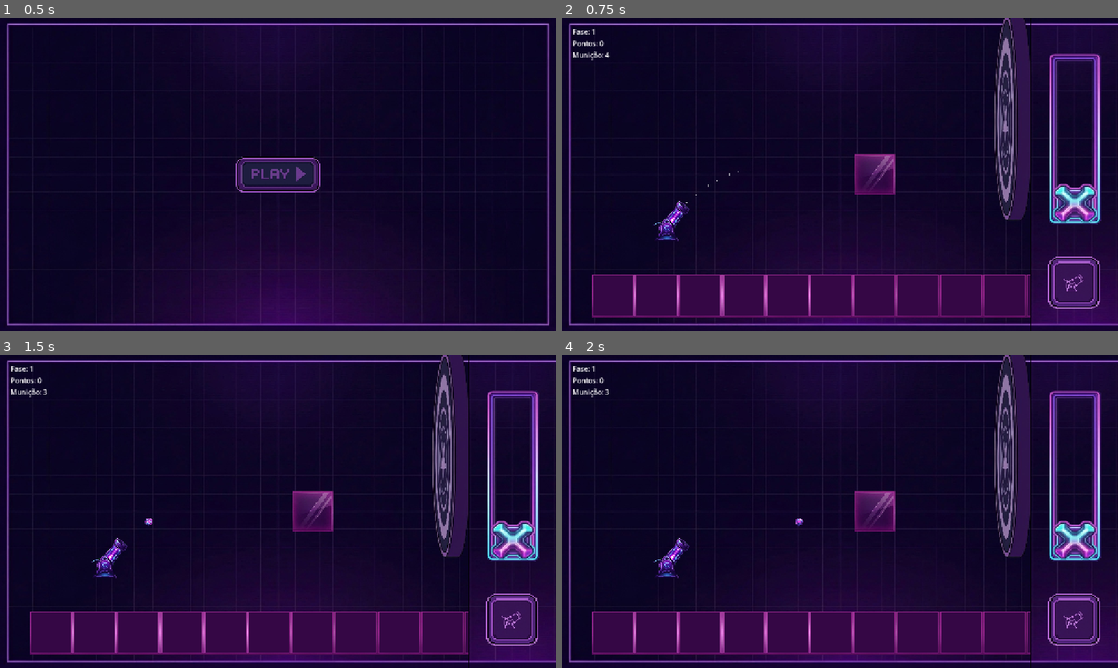
Above: before the commit, frames 1-4 (two rows, left to right).
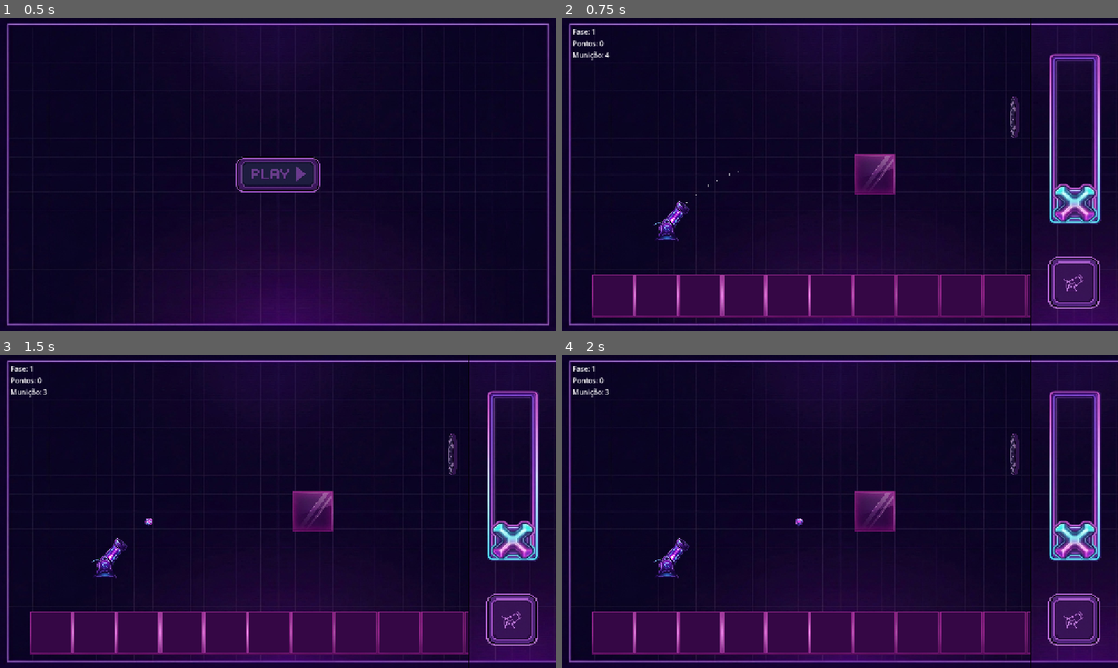
Above: after the commit, the same moments.

Repository: Zidan-09/Arc-Impact
Game: Godot game, scene res://screens/home.tscn
The game is run twice, just before and just after one commit, with the same random seed, the same clock (stepped at 60 frames per second) and the same inputs.
Inputs (mouse positions are in pixels of both pictures, inside the frame that each line leads up to):
- Up to frame 1 (0.5 s): no input
- Up to frame 2 (0.75 s): click (840, 174) at 0.5 s
- Up to frame 3 (1.5 s): click (511, 621) at 1.25 s
- Up to frame 4 (2 s): no input

Frame 1 is identical in both runs. In frame 2, 3.1% of the frame differs, in the area x 77-85%, y 0-65%; in frame 3, 3.1%; in frame 4, 3.1%.

Commit message:
feat(target): reduced the scale of target

Diff:
--- a/components/target/target.gd
+++ b/components/target/target.gd
@@ -6,7 +6,7 @@
 @onready var activeTexture = $Active
 @onready var inactiveTexture = $Inactive
 
-const RECOIL_DISTANCE := 25.0
+const RECOIL_DISTANCE := 15.0
 const RECOIL_BACK_TIME := 0.06
 const RECOIL_RETURN_TIME := 0.12
 const RECOIL_DIRECTION := Vector2.RIGHT
--- a/components/target/target.tscn
+++ b/components/target/target.tscn
@@ -5,17 +5,21 @@
 [ext_resource type="Texture2D" uid="uid://c8wh6dom1hj4j" path="res://assets/target/inactive_target.png" id="3_k1821"]
 
 [node name="Target" type="StaticBody2D" unique_id=192068329]
+scale = Vector2(0.2, 0.2)
 script = ExtResource("1")
 
 [node name="CollisionPolygon2D" type="CollisionPolygon2D" parent="." unique_id=1413171782]
+position = Vector2(4.9999995, 0)
 build_mode = 1
-polygon = PackedVector2Array(45, -45, 43, -81, 39, -135, 34, -195, 27, -223, 24, -232, 21, -235, 19, -236, -14, -236, -17, -234, -21, -228, -25, -217, -30, -195, -35, -160, -39, -119, -42, -76, -43, -37, -44, 10, -43, 59, -41, 108, -38, 149, -33, 189, -26, 221, -22, 233, -18, 236, -12, 237, 17, 237, 22, 235, 27, 226, 33, 207, 35, 186, 39, 144, 42, 97, 44, 53, 45, 5, 45, -11)
+polygon = PackedVector2Array(69.99999, -39.999996, 69.99999, -79.99999, 64.99999, -134.99998, 54.999992, -194.99998, 44.999996, -224.99998, 39.999996, -234.99998, 35, -237, -5, -237, -14.999998, -229.99998, -19.999996, -214.99998, -24.999996, -194.99998, -32, -160, -39, -119, -42, -76, -43, -37, -44, 10, -43, 59, -41, 108, -38, 149, -29.999996, 189.99998, -19.999996, 219.99998, -14.999998, 229.99998, -10, 236, 30, 237, 39.999996, 234.99998, 49.999996, 219.99998, 54.999992, 194.99998, 59.999992, 149.99998, 64.99999, 99.99999, 69.99999, 59.999992, 69.99999, 14.999998, 69.99999, -4.9999995)
 
 [node name="Active" type="Sprite2D" parent="." unique_id=1779213626]
+position = Vector2(17.5, 0)
+scale = Vector2(1.3181819, 1)
 texture = ExtResource("2_1esyr")
 
 [node name="Inactive" type="Sprite2D" parent="." unique_id=2052029463]
-position = Vector2(-0.7965745, -6.963875e-08)
+position = Vector2(15.840352, 1.3848075e-06)
 rotation = 3.1415927
-scale = Vector2(1.0380018, 1)
+scale = Vector2(1.3432662, 1)
 texture = ExtResource("3_k1821")
